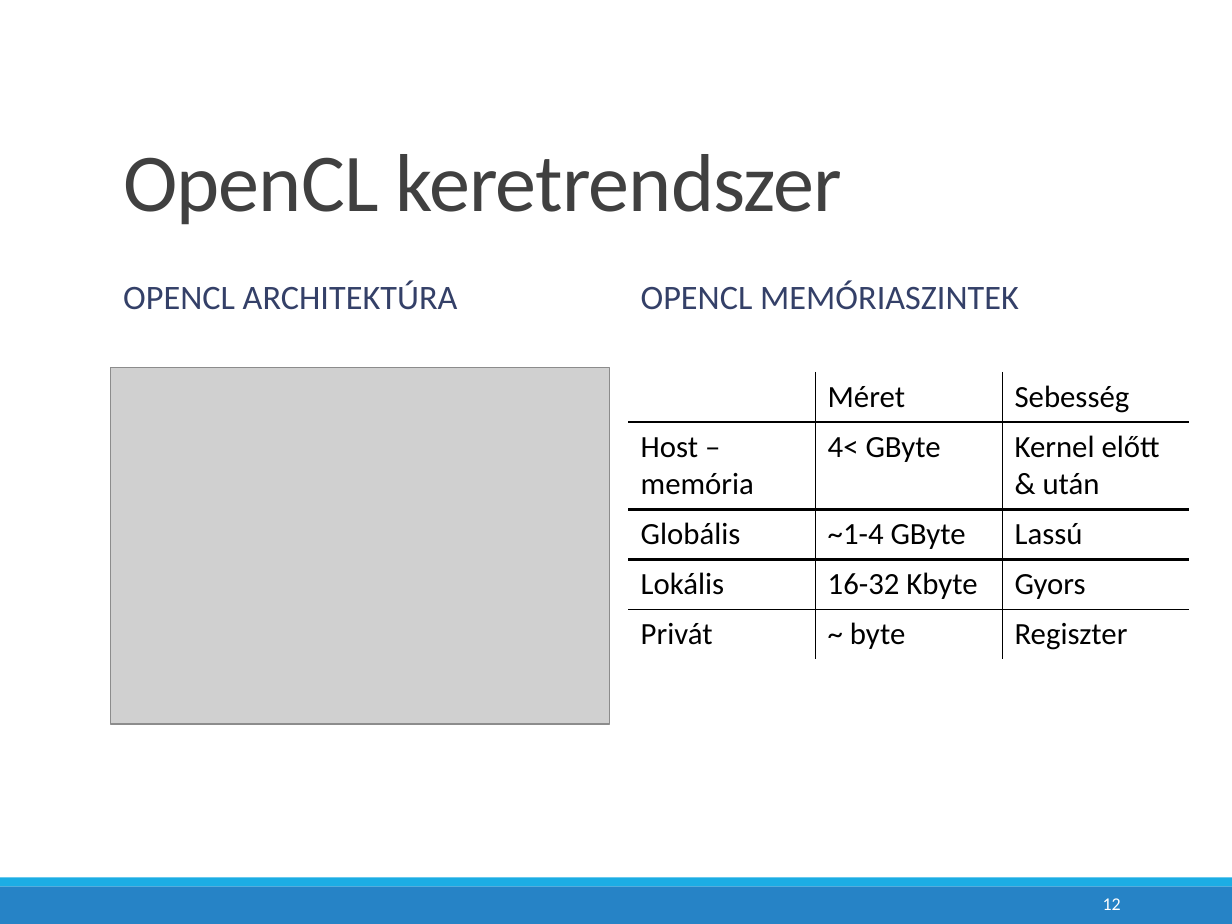
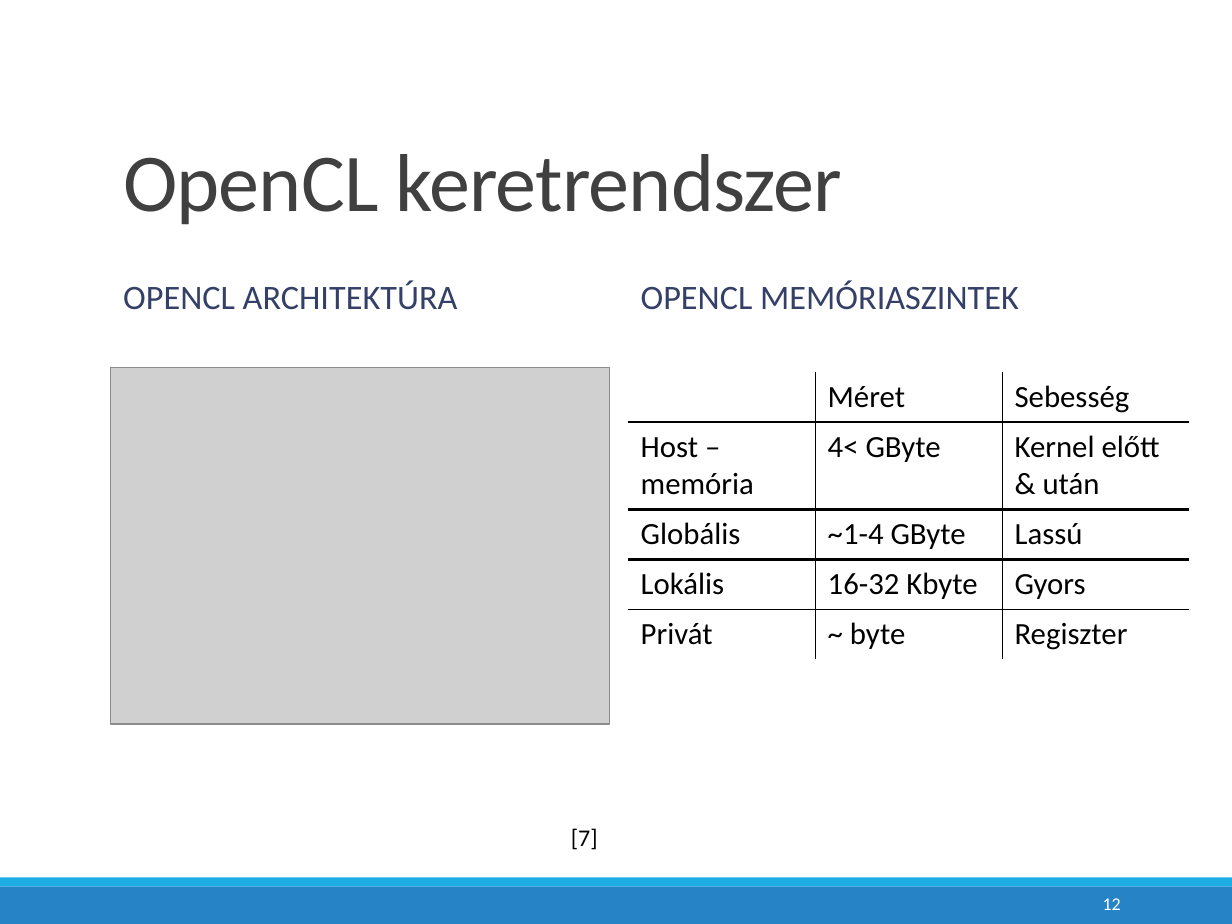
Before and after one commit to bakroistvan/mesterproba_cikk, a slide deck: slide 12 of mesterproba_cikk/prezi/bakro_mesterP2014.pptx. Drawn at 1232x924 pixels with LibreOffice and Linux fonts; fonts in the diff are those of the drawing; grey boxes stand for pictures. Boxes give left, top, right and bottom in pixels: in the first picture for what was removed or moved away, otherwise in the second. Text is boxed around its words. In the diff, an @@ line names an element or a change of style, - is before the commit and + after.

```diff
--- a/mesterproba_cikk/prezi/bakro_mesterP2014.pptx
+++ b/mesterproba_cikk/prezi/bakro_mesterP2014.pptx
@@ text added at bbox=[571, 828, 598, 850], 14 pt, text #000000 @@
+[7]
```
Also in this commit, not shown: 1 other slide changed, 1 other file.
